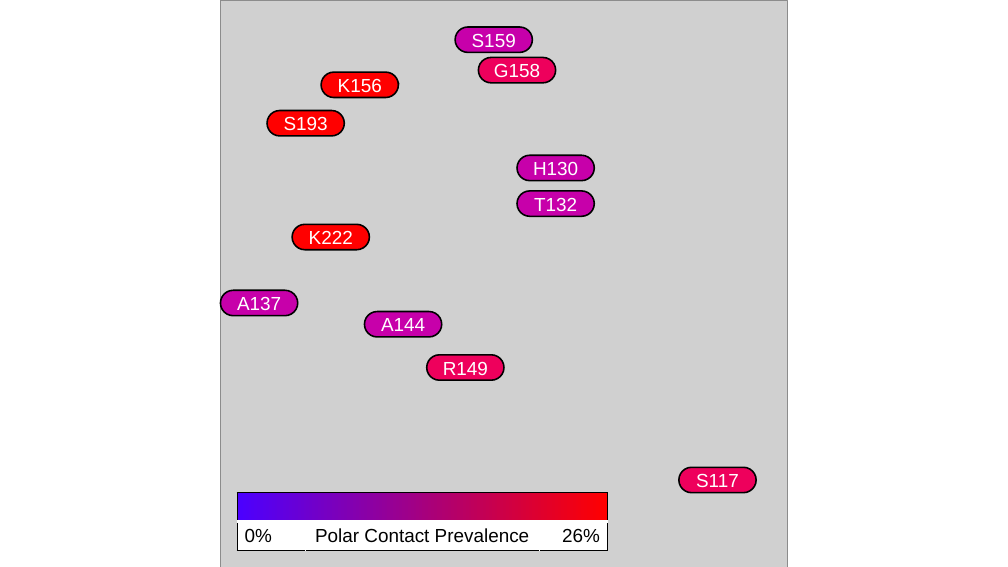
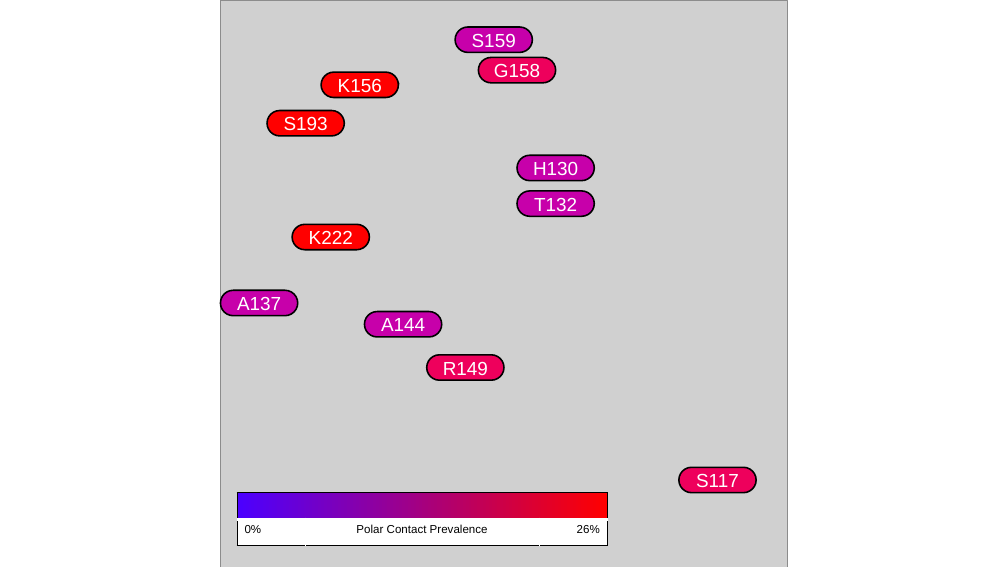
Before and after one commit to colbyford/Influenza_H5-Antibody_Predictions, a slide deck: slide 1 of figures/structures/protein_structure_figures.pptx. Drawn at 1008x567 pixels with LibreOffice and Linux fonts; fonts in the diff are those of the drawing; grey boxes stand for pictures; background and template pictures are left out. Boxes give left, top, right and bottom in pixels: in the first picture for what was removed or moved away, otherwise in the second. Text is boxed around its words. In the diff, an @@ line names an element or a change of style, - is before the commit and + after.

```diff
--- a/figures/structures/protein_structure_figures.pptx
+++ b/figures/structures/protein_structure_figures.pptx
@@ table at (x1=237, y1=493, x2=607, y2=546) @@
@@ size 18 to 11 pt @@
```
Also in this commit, not shown: 1 slide added, 10 other files.
